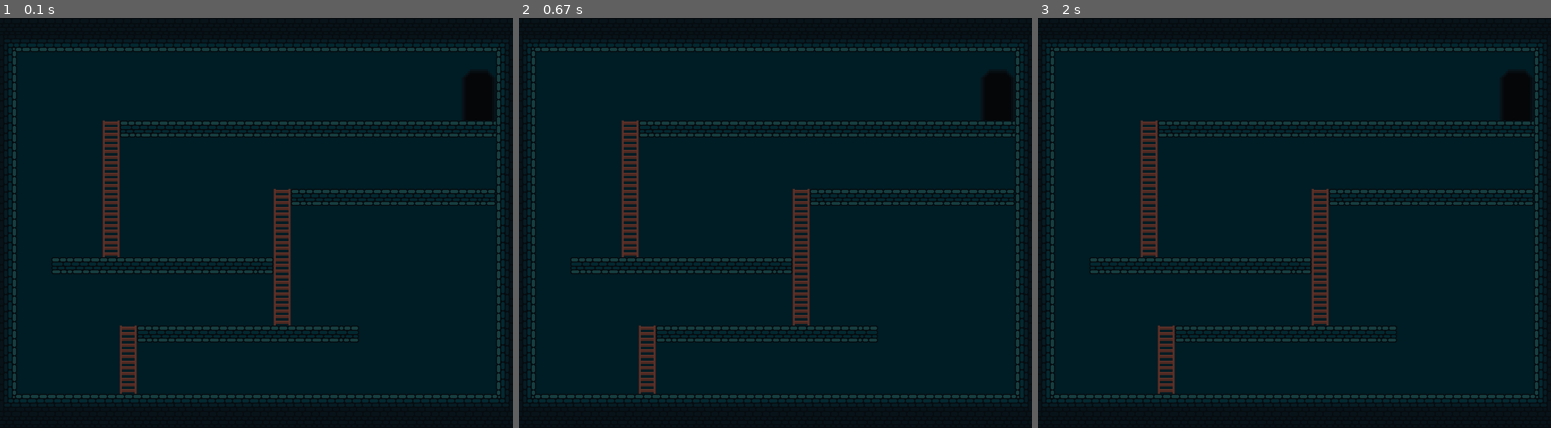
Above: before the commit, frames 1-3 (left to right).
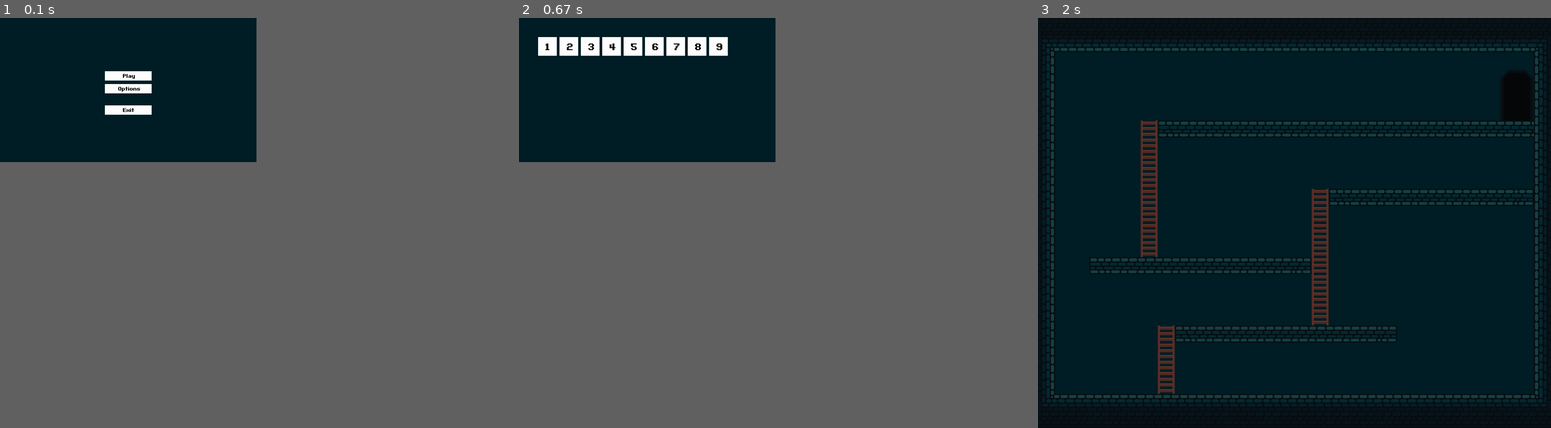
Above: after the commit, the same moments.

Repository: alexeyumatov/pygame_project
Game: pygame game, started from src/test.py
Same seed, same stepped clock (60 frames per second), same inputs: the game is played once before the commit and once after it.
Inputs (mouse positions are in pixels of both pictures, inside the frame that each line leads up to):
- Up to frame 1 (0.1 s): no input
- Up to frame 2 (0.67 s): click (647, 75) at 0.38 s, where only the run after the commit has a clickable "Play"
- Up to frame 3 (2 s): click (1068, 46) at 0.72 s
In our replay, in frame 1 the window is 1800x1440 before the commit and 900x506 after it. These sizes can differ from the game's own. Grey fills any space a smaller window leaves; there, only what the larger window draws over its background counts as a difference.

The runs differ from the first frame. In frame 1, 7.2% of the frame differs, in the area x 2-98%, y 7-93%; in frame 2, 7.8%, in the area x 2-98%, y 4-93%; in frame 3, nothing differs.

Commit message:
Меню v0.1

Diff:
--- /dev/null
+++ b/src/Menu.py
@@ -0,0 +1,74 @@
+import pygame
+import sys
+
+
+def start_screen():
+    pygame.init()
+    # SCREEN CONST
+    res = (1920, 1080)
+    screen = pygame.display.set_mode(res)
+    width = screen.get_width()
+    height = screen.get_height()
+
+
+    # COLORS
+    white_color = (255, 255, 255)
+    light_color = (170, 170, 170)
+    dark_color = (0, 0, 0)
+
+    # BUTTON CONST
+    font = pygame.font.Font('data/Font/Main_Font.ttf', 35)
+    button_x_size = 350
+    button_y_size = 70
+
+    # PLAY BUTTON
+    start_game_x_pos = width / 2
+    start_game_y_pos = width / 5 + 50
+    start_game_rect = pygame.Rect(start_game_x_pos, start_game_y_pos, 0, 0).inflate(button_x_size, button_y_size)
+    start_game_text = font.render('Play', True, dark_color)
+
+    # OPTIONS BUTTON
+    options_x_pos = width / 2
+    options_y_pos = width / 4 + 50
+    options_rect = pygame.Rect(options_x_pos, options_y_pos, 0, 0).inflate(button_x_size, button_y_size)
+    options_text = font.render('Options', True, dark_color)
+
+    # EXIT BUTTON
+    exit_game_x_pos = width / 2
+    exit_game_y_pos = width / 3 + 50
+    exit_game_rect = pygame.Rect(exit_game_x_pos, exit_game_y_pos, 0, 0).inflate(button_x_size, button_y_size)
+    exit_game_text = font.render('Exit', True, dark_color)
+
+    while True:
+        mouse_pos = pygame.mouse.get_pos()
+
+        # COLLIDE CHECK
+        collide_start_game = start_game_rect.collidepoint(mouse_pos)
+        collide_exit_game = exit_game_rect.collidepoint(mouse_pos)
+        collide_options = options_rect.collidepoint(mouse_pos)
+
+        for event in pygame.event.get():
+            if event.type == pygame.QUIT:
+                pygame.quit()
+
+            if event.type == pygame.MOUSEBUTTONDOWN:
+                if collide_start_game:
+                    screen.fill((0, 30, 38))
+                    return "play"
+                elif collide_options:
+                    print("options")
+                elif collide_exit_game:
+                    quit()
+
+        # DISPLAY BUTTONS
+        screen.fill((0, 30, 38))
+        pygame.draw.rect(screen, white_color, start_game_rect)
+        screen.blit(start_game_text, (start_game_x_pos - 40, start_game_y_pos - 25))
+
+        pygame.draw.rect(screen, white_color, options_rect)
+        screen.blit(options_text, (options_x_pos - 75, options_y_pos - 25))
+
+        pygame.draw.rect(screen, white_color, exit_game_rect)
+        screen.blit(exit_game_text, (exit_game_x_pos - 40, exit_game_y_pos - 25))
+
+        pygame.display.update()
--- /dev/null
+++ b/src/level_choose.py
@@ -0,0 +1,55 @@
+import pygame
+import sys
+
+pygame.init()
+
+# SCREEN CONST
+res = (1920, 1080)
+screen = pygame.display.set_mode(res)
+screen.fill((0, 30, 38))
+width = screen.get_width()
+height = screen.get_height()
+
+# COLORS
+white_color = (255, 255, 255)
+light_color = (170, 170, 170)
+dark_color = (0, 0, 0)
+
+# BUTTON CONST
+font = pygame.font.Font('data/Font/Main_Font.ttf', 65)
+button_x_size = 140
+button_y_size = 140
+button_collides = []
+button_texts = []
+
+
+def display_buttons(button_rect, button_text, button_x_pos, button_y_pos):
+    pygame.draw.rect(screen, white_color, button_rect)
+    screen.blit(button_text, (button_x_pos - 15, button_y_pos - 45))
+
+
+def level_choose():
+    for i in range(9):
+        button_x_pos = width / 9 + i * 160
+        button_y_pos = width / 9
+        button_rect = pygame.Rect(button_x_pos, button_y_pos, 0, 0).inflate(button_x_size, button_y_size)
+        button_text = font.render(f'{i + 1}', True, dark_color)
+        display_buttons(button_rect, button_text, button_x_pos, button_y_pos)
+        button_collides.append(button_rect)
+        button_texts.append(i + 1)
+        pygame.display.update()
+
+    while True:
+        mouse_pos = pygame.mouse.get_pos()
+
+        for event in pygame.event.get():
+            if event.type == pygame.QUIT:
+                pygame.quit()
+
+            if event.type == pygame.MOUSEBUTTONDOWN:
+                for elem in button_collides:
+                    collide = elem.collidepoint(mouse_pos)
+                    if collide:
+                        level_number = button_texts[button_collides.index(elem)]
+                        return level_number
+        pygame.display.update()
--- a/src/test.py
+++ b/src/test.py
@@ -2,10 +2,16 @@
 from load_funcs import load_level
 from Location import draw_location
 from groups import all_sprites
+from Menu import start_screen
+from level_choose import level_choose
 
-if __name__ == '__main__':
+
+def main():
+    state = start_screen()
+    if state == "play":
+        level_number = level_choose()
     pygame.init()
-    level_x, level_y = draw_location(load_level('levels/level_1.txt'))
+    level_x, level_y = draw_location(load_level(f'levels/level_{int(level_number)}.txt'))
     size = width, height = 3840, 3072
     screen = pygame.display.set_mode(size, pygame.SCALED | pygame.FULLSCREEN)
     clock = pygame.time.Clock()
@@ -20,3 +26,7 @@
         pygame.display.flip()
         clock.tick(30)
     pygame.quit()
+
+
+if __name__ == "__main__":
+    main()
Binary file added: src/data/Font/Main_Font.ttf
